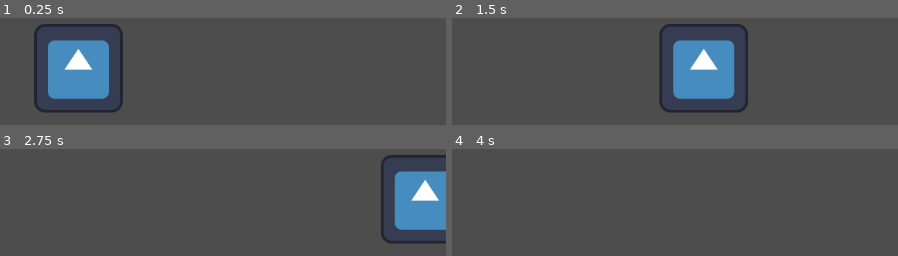
Above: before the commit, frames 1-4 (two rows, left to right).
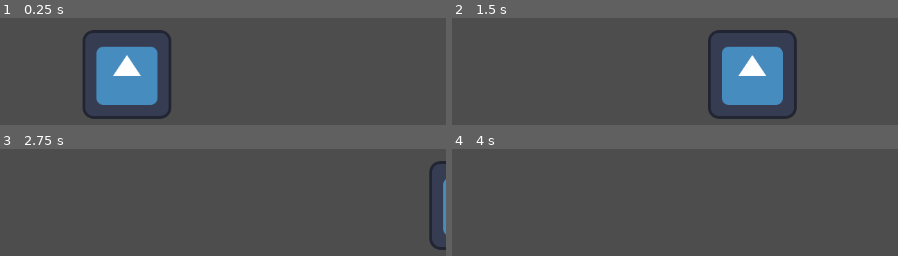
Above: after the commit, the same moments.

Repository: MSILycanthropy/age_of_spore
Game: Godot game, scene res://scenes/base.tscn
Two runs of this game, one before a commit and one after it. Both use one fixed random seed, a clock stepped at 60 frames per second and the inputs below. The engine's default icon, where the game draws it, is replaced by a stand-in: a white triangle on a blue panel in a dark square.
Inputs:
- Up to frame 1 (0.25 s): no input
- Up to frame 2 (1.5 s): no input
- Up to frame 3 (2.75 s): no input
- Up to frame 4 (4 s): tap Enter at 3.5 s

The runs differ from the first frame. In frame 1, 16% of the frame differs, in the area x 7-39%, y 5-95%; in frame 2, 16%, in the area x 46-78%, y 5-95%; in frame 3, 7.7%; in frame 4, nothing differs.
Error after the commit: Invalid operands 'Nil' and 'int' in operator '<'. (res://scripts/unit.gd:31)

Commit message:
barebones structure for unit

Diff:
--- a/project.godot
+++ b/project.godot
@@ -12,5 +12,5 @@
 
 config/name="age_of_spore"
 run/main_scene="res://scenes/base.tscn"
-config/features=PackedStringArray("4.3", "Forward Plus")
+config/features=PackedStringArray("4.2", "Forward Plus")
 config/icon="res://icon.svg"
--- a/scenes/unit.tscn
+++ b/scenes/unit.tscn
@@ -15,15 +15,19 @@
 }]
 
 [sub_resource type="RectangleShape2D" id="RectangleShape2D_mj4wi"]
+size = Vector2(126, 128)
 
 [node name="Unit" type="CharacterBody2D"]
-position = Vector2(572, 338)
+position = Vector2(642, 347)
+collision_mask = 0
 script = ExtResource("1_355l0")
+metadata/_edit_group_ = true
 
 [node name="AnimatedSprite2D" type="AnimatedSprite2D" parent="."]
 sprite_frames = SubResource("SpriteFrames_8ptko")
 metadata/_edit_lock_ = true
 
 [node name="CollisionShape2D" type="CollisionShape2D" parent="."]
+position = Vector2(1, 0)
 shape = SubResource("RectangleShape2D_mj4wi")
 metadata/_edit_lock_ = true
--- a/scripts/unit.gd
+++ b/scripts/unit.gd
@@ -3,8 +3,15 @@
 @export var isEnemy : bool
 
 var direction = 1
+var health
+var attack_damage = 1
+# Perhaps Soldier type will be decided upon instancing
+enum SOLDIER_TYPE {MELEE,RANGED,SPECIAL}
+var attack_range
+var screen_size
 
 func _ready():
+	screen_size = get_viewport_rect().size
 	if(isEnemy):
 		direction = -1
 	else:
@@ -12,5 +19,20 @@
 
 	velocity = Vector2(200, 0) * direction
 
+func _init():
+	# Not sure what the diff between init and ready is yet
+	pass
+
 func _physics_process(delta: float):
 	move_and_slide()
+
+func _process(delta):
+	# Main Loop (p much)
+	if health < 0:
+		die()
+
+
+
+func die():
+	hide() # Disappears after dying
+	$CollisionShape2D.set_deferred("disabled", true) # Disable Collision hitbox
